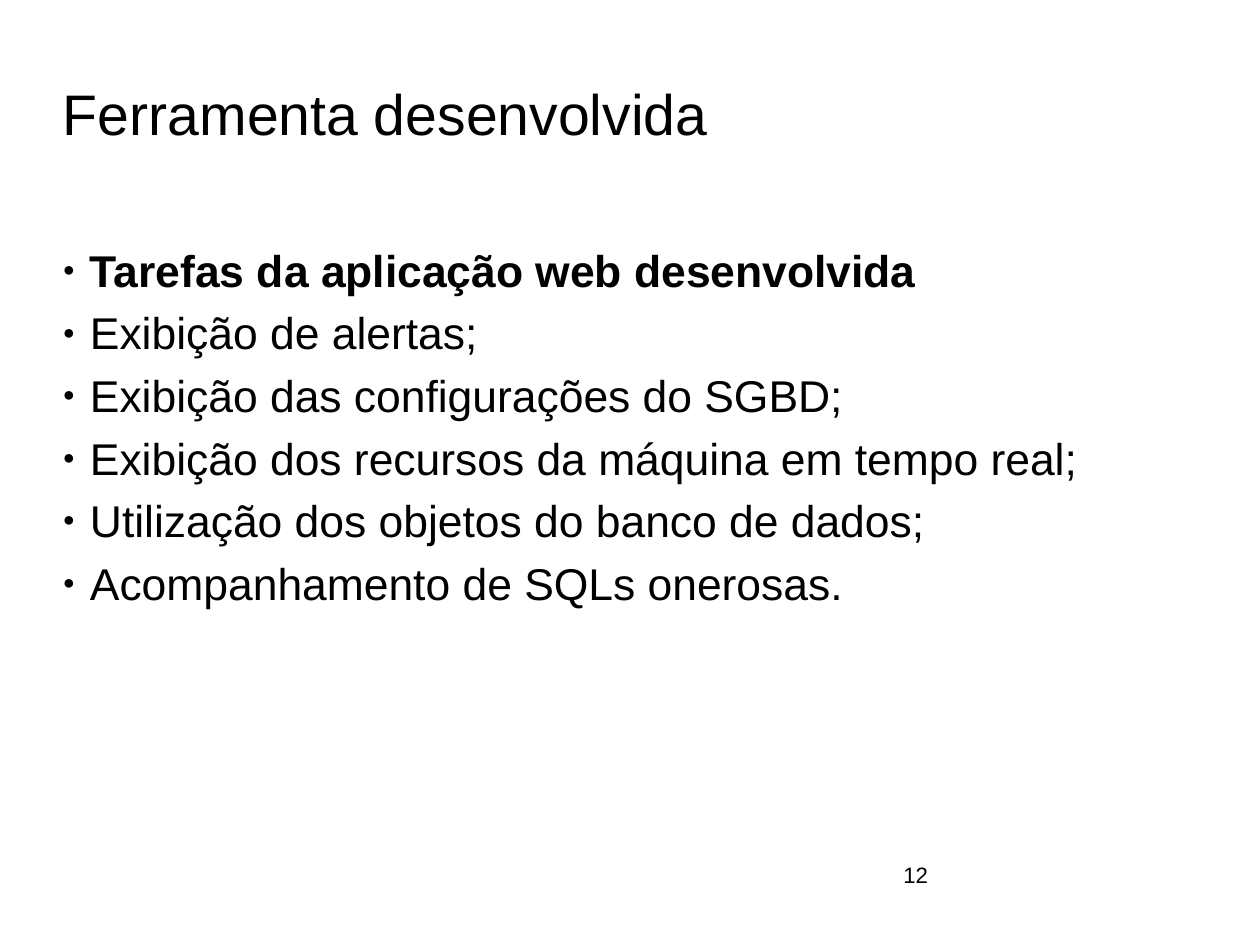
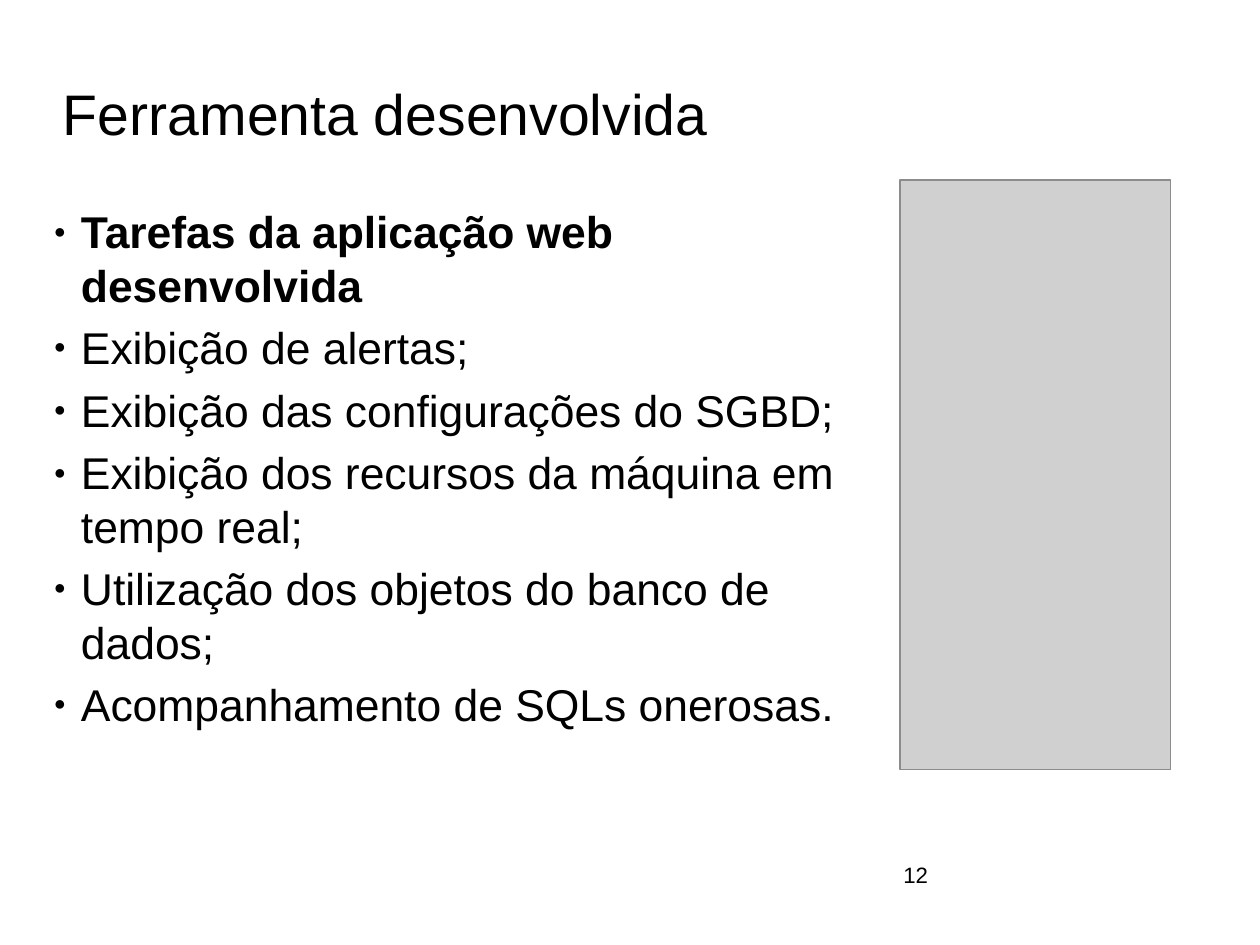
Before and after one commit to ftomasini/smdb, a slide deck: slide 12 of Documentos/FTOMASINI/FINAL/APRESENTACAO.odp. Drawn at 1260x945 pixels with LibreOffice and Linux fonts; fonts in the diff are those of the drawing; grey boxes stand for pictures; background and template pictures are left out. Boxes give left, top, right and bottom in pixels: in the first picture for what was removed or moved away, otherwise in the second. Text is boxed around its words. In the diff, an @@ line names an element or a change of style, - is before the commit and + after.

```diff
--- a/Documentos/FTOMASINI/FINAL/APRESENTACAO.odp
+++ b/Documentos/FTOMASINI/FINAL/APRESENTACAO.odp
@@ text "Tarefas da aplicação web desenvolvida" rewrapped from box(90, 254, 1077, 609) to box(81, 215, 834, 722) @@
@@ picture added at box(900, 180, 1170, 769) @@
```
Also in this commit, not shown: 4 other slides changed, 2 other files.
